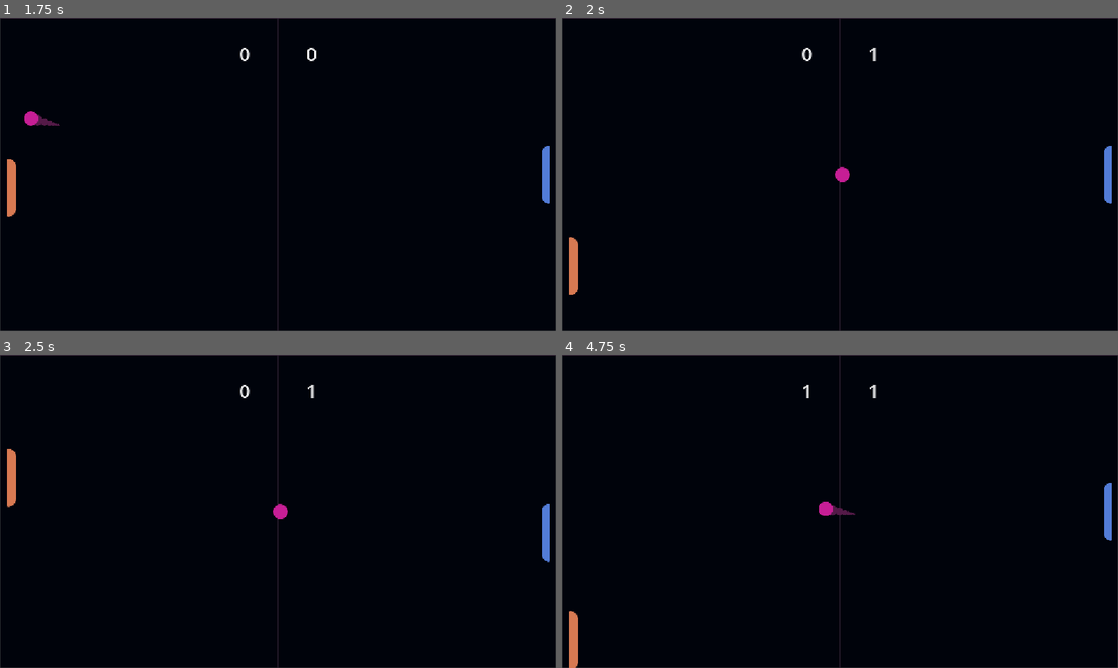
Above: before the commit, frames 1-4 (two rows, left to right).
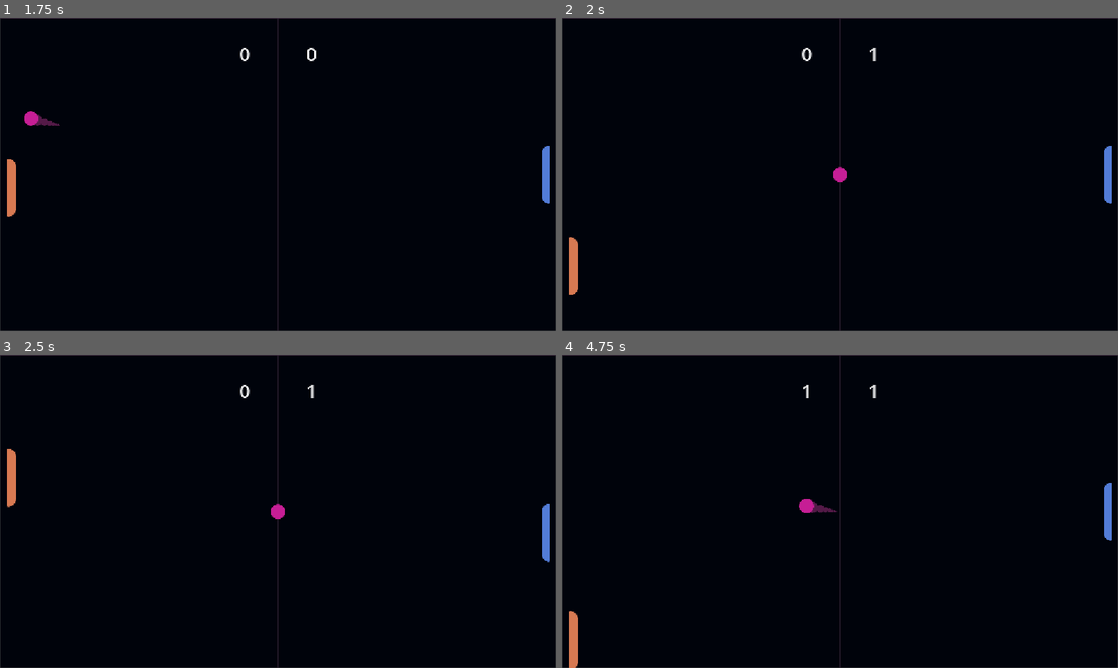
Above: after the commit, the same moments.

Repository: handup/pingalexpongavel
Game: Godot game, scene res://scenes/game.tscn
Two runs of this game, one before a commit and one after it. Both use one fixed random seed, a clock stepped at 60 frames per second and the inputs below.
Inputs:
- Up to frame 1 (1.75 s): tap Enter at 0.5 s; hold W (player1_up) 0.53-1.28 s; tap Down (player2_down) at 0.6 s; hold S (player1_down) from 1.28 s (still down); tap Up (player2_up) at 1.35 s
- Up to frame 2 (2 s): keep holding S (player1_down)
- Up to frame 3 (2.5 s): release S (player1_down) at 2.03 s; hold W (player1_up) from 2.03 s (still down); tap Down (player2_down) at 2.1 s
- Up to frame 4 (4.75 s): tap Space at 2.75 s; tap Up (player2_up) at 2.85, 4.35 s; release W (player1_up) at 3.53 s; hold S (player1_down) from 3.53 s (still down); tap Down (player2_down) at 3.6 s; tap Enter at 4.25 s

Frame 1 is identical in both runs. In frame 2, less than 0.1% of the frame differs, in the area x 48-52%, y 47-53%; in frame 3, less than 0.1%; in frame 4, 0.3%, in the area x 42-53%, y 46-52%.

Commit message:
arena bounds moved closer and ball centered properly

Diff:
--- a/scenes/arena.tscn
+++ b/scenes/arena.tscn
@@ -32,16 +32,16 @@
 shape = SubResource("WorldBoundaryShape2D_uwrxv")
 
 [node name="GOOOOOOOOOL_Left" type="Area2D" parent="." unique_id=827710140]
-position = Vector2(-14, 253)
+position = Vector2(-3, 253)
 collision_mask = 2
 script = ExtResource("1_wl4x5")
 
 [node name="CollisionShape2D" type="CollisionShape2D" parent="GOOOOOOOOOL_Left" unique_id=1179415306]
-position = Vector2(0, 3)
+position = Vector2(5, 3)
 shape = SubResource("WorldBoundaryShape2D_xu7wj")
 
 [node name="GOOOOOOOOOL_Right" type="Area2D" parent="." unique_id=1728385195]
-position = Vector2(1138, 314)
+position = Vector2(1128, 314)
 collision_mask = 2
 script = ExtResource("1_e05a3")
 
--- a/scenes/ball.gd
+++ b/scenes/ball.gd
@@ -12,7 +12,7 @@
 	velocity.y = 0
 	velocity.x = 0
 	trail.visible = false
-	position = Vector2(567.0, 323.5)
+	position = Vector2(562.0, 323.5)
 	timer.start()
 
 func _ready() -> void:
